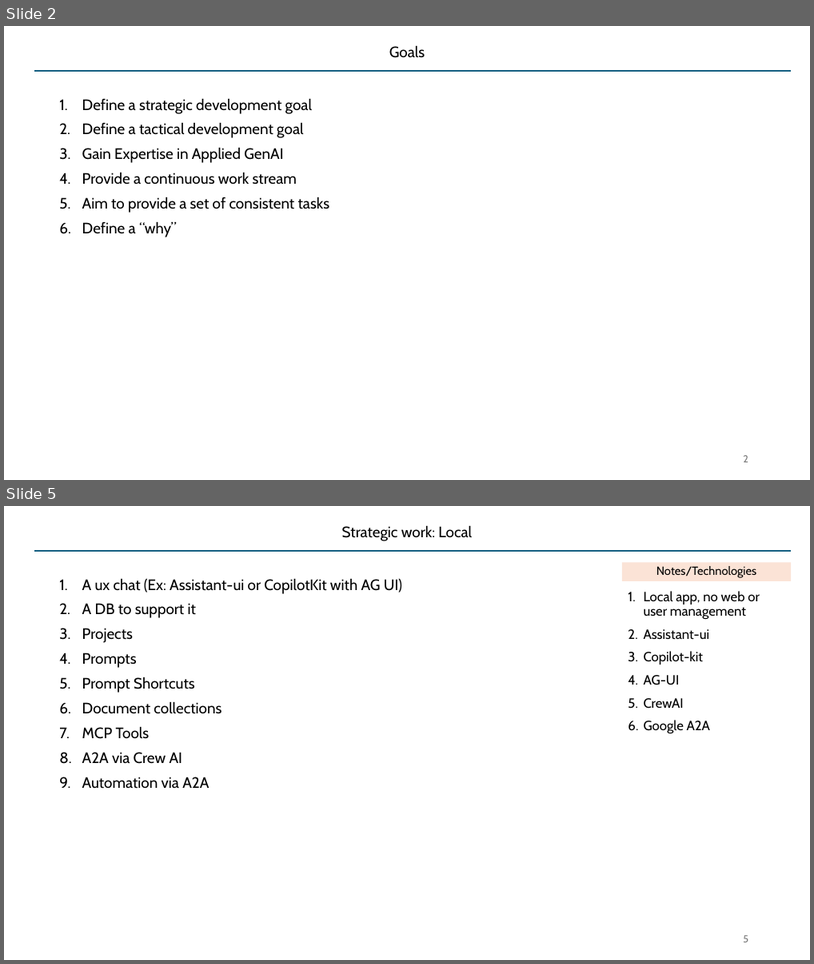
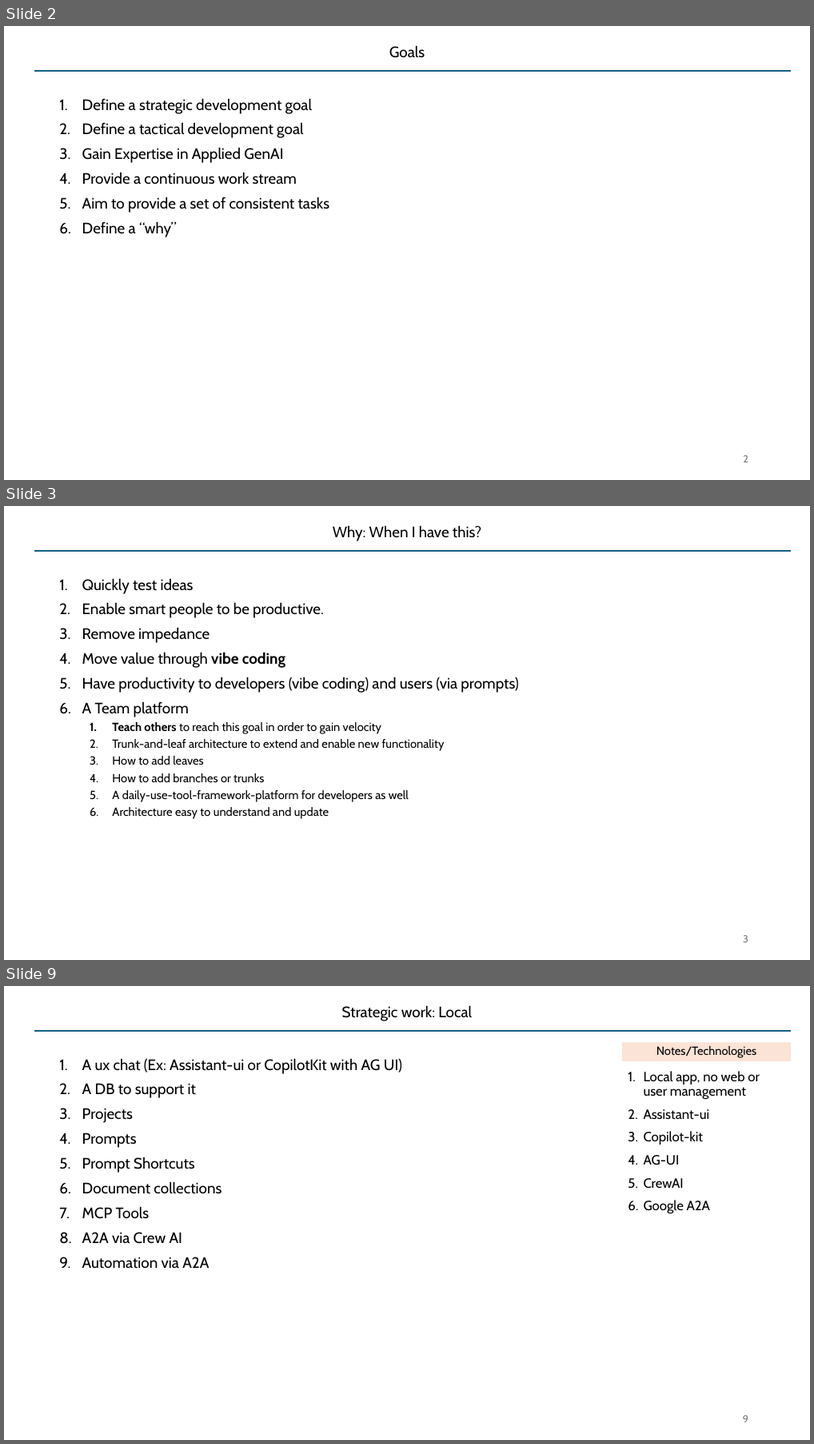
Before and after one commit to SatyaKomatineni/articles-repo, a slide deck: architecture/applied-genai-testbed.pptx. Shown one above the other, each under a label of ours: slides 2 and 5 before the commit, slides 2, 3 and 9 after it; the slides between them are not shown. The pictures are 814x964 and 814x1444 pixels, drawn with LibreOffice and Linux fonts; fonts in the diff are those of the drawing. Boxes give left, top, right and bottom in pixels: in the first picture for what was removed or moved away, otherwise in the second. Text is boxed around its words. In the diff, an @@ line names an element or a change of style, - is before the commit and + after.

```diff
--- a/architecture/applied-genai-testbed.pptx
+++ b/architecture/applied-genai-testbed.pptx
@@ slide 3 added at [4,506,810,960], background #FFFFFF; not listed: 1 template element that a slide beside it also shows @@
@@ title added at [333,525,482,541], 18 pt, text #000000 @@
+Why: When I have this?
@@ text added at [82,578,518,819], 14 pt, text #000000 @@
+1. Quickly test ideas
+2. Enable smart people to be productive.
+3. Remove impedance
+4. Move value through vibe coding
+5. Have productivity to developers (vibe coding) and users (via prompts)
+6. A Team platform
+  1. Teach others to reach this goal in order to gain velocity
+  2. Trunk-and-leaf architecture to extend and enable new functionality
+  3. How to add leaves
+  4. How to add branches or trunks
+  5. A daily-use-tool-framework-platform for developers as well
+  6. Architecture easy to understand and update
@@ page number added at [743,935,749,942], 12 pt, text #797979 @@
+3
@@ what was slide 5 is now slide 9 @@
@@ page number at [743,1415,749,1422]: text changed @@
-5
+9
```
Also in this commit, not shown: 3 slides changed, 13 other slides added.
